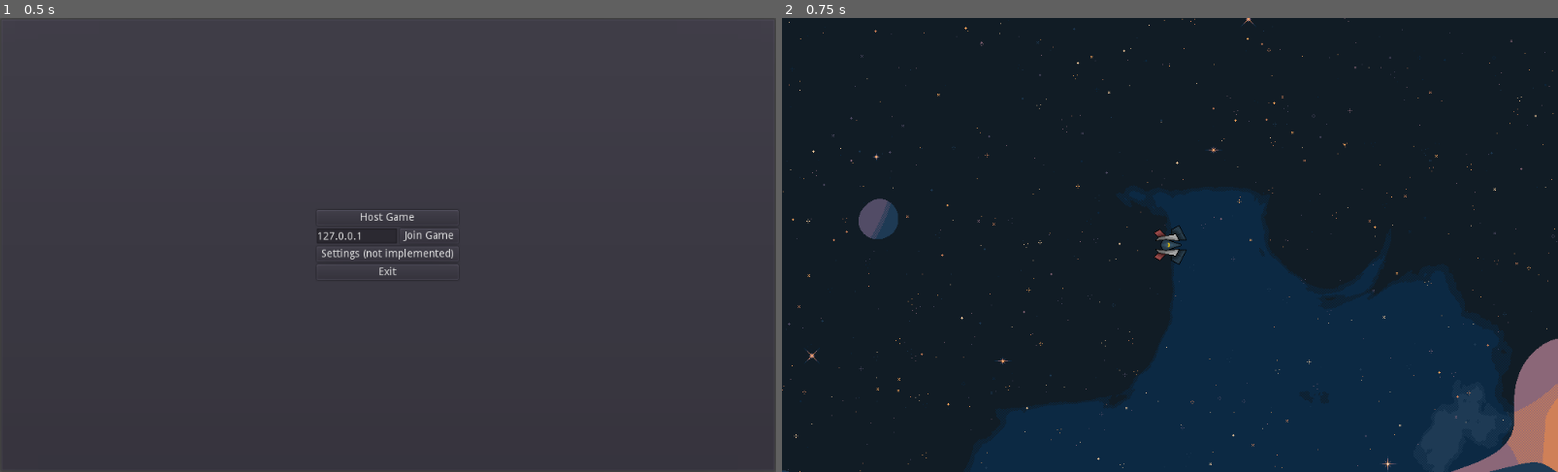
Above: before the commit, frames 1-2 (left to right).
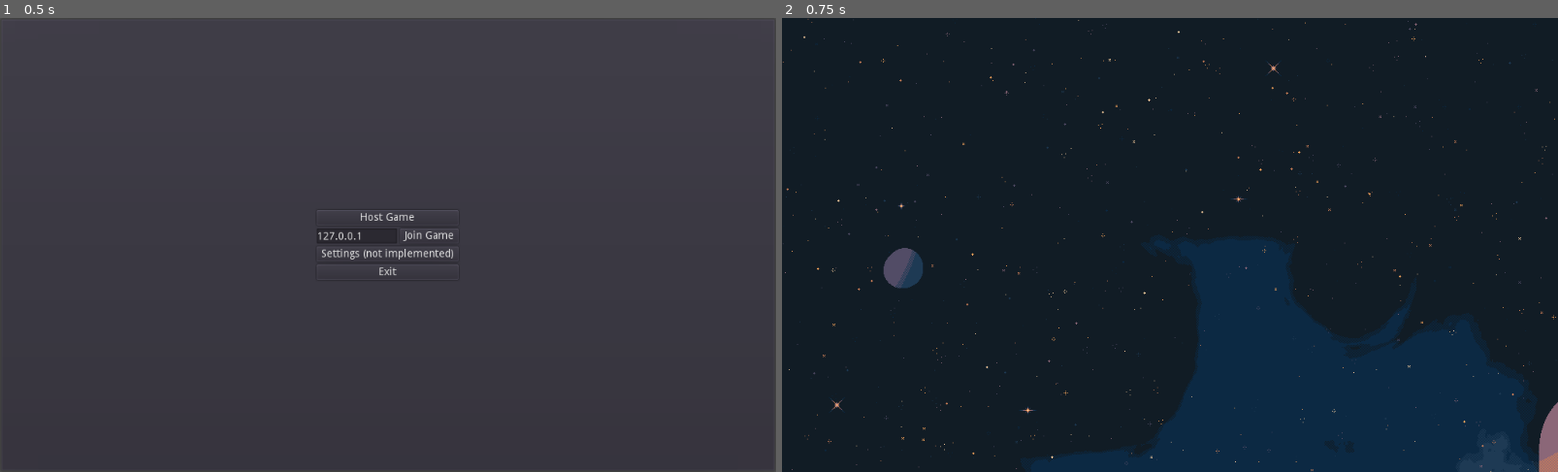
Above: after the commit, the same moments.

Repository: sL0C/LittleSpaceGame
Game: Godot game, scene res://UI/MainMenu/MainMenu.tscn
Same seed, same stepped clock (60 frames per second), same inputs: the game is played once before the commit and once after it.
Inputs:
- Up to frame 1 (0.5 s): no input
- Up to frame 2 (0.75 s): click "Host Game" at 0.5 s

Frame 1 is identical in both runs. In frame 2, 10% of the frame differs, in the area x 0-100%, y 0-100%.

Commit message:
Current Buggy Status of Multiplayer, needs rework

Diff:
--- a/Managers/NetworkManager.gd
+++ b/Managers/NetworkManager.gd
@@ -2,13 +2,14 @@
 
 const PORT = 13337
 
-const MAXIMUM_PLAYERS = 3
+const MAXIMUM_PLAYERS = 2
 var player_info = {}
 var info
 
 var other_player_id
-var players_done = []
+
 var world_scene = "res://scenes/World/NotArena/NotArena.tscn"
+var player_scene = "res://scenes/Player.tscn"
 # Called when the node enters the scene tree for the first time.
 func _ready():
 	# warning-ignore:return_value_discarded
@@ -28,11 +29,13 @@
 	peer.create_server(PORT, MAXIMUM_PLAYERS)
 	get_tree().set_network_peer(peer)
 	print("hosting game")
-	var world = load(world_scene).instance()
-	get_node('/root').add_child(world)
+#	var world = load(world_scene).instance()
+#	get_node('/root').add_child(world)
 	var selfPeerID = get_tree().get_network_unique_id()
 	get_node('/root').set_network_master(selfPeerID)
 	get_tree().set_pause(true)
+	rpc_id(1, "register_player" , selfPeerID)
+	pre_configure_game()
 
 func join_game(ip):
 	var peer = NetworkedMultiplayerENet.new()
@@ -46,19 +49,50 @@
 	print(id, "connected")
 	get_tree().refuse_new_network_connections = true
 	other_player_id = id
-	if get_tree().is_network_server():
-		rpc('pre_configure_game')
+	#if get_tree().is_network_server():
+		#rpc('pre_configure_game')
+	rpc_id(1, "register_player" , id)
+	pre_configure_game()
 
+var all_players = []
+var players_done = []
+
+master func register_player(peer_id):
+	all_players.append(peer_id)
+	print("registered player ", peer_id)
+
+master func get_all_players():
+	return all_players
 
 remotesync func pre_configure_game():
 
 	print("preconfigged")
 	var selfPeerID = get_tree().get_network_unique_id()
-
 	var world = load(world_scene).instance()
 
 	get_node('/root').add_child(world)
 
+	var spawn_points = get_tree().get_nodes_in_group("SpawnPoint")
+	print(all_players.size())
+	print(spawn_points.size())
+	#all_players = rpc_id(1, "get_all_players")
+#	var player = load(player_scene).instance()
+#	player.global_position = spawn_points[all_players.find(selfPeerID)].global_position
+#	get_node("/root/NotArena").add_child(player)
+	#TODO: Add player info to player (for deletion)
+	#player.get_node("Camera2D").current = true
+	print("spawned_player")
+	#var players_to_add = all_players.size() - players_done.size()
+	for player_i in range(all_players.size()):
+		if spawn_points.size() > player_i:
+			var player = load(player_scene).instance()
+			player.global_position = spawn_points[player_i].global_position
+			get_node("/root/NotArena").add_child(player)
+			player.get_node("Camera2D").current = true
+			print("spawned_player")
+			#spawn_player(all_players[player_i], spawn_points[player_i])
+#		else:
+#			spawn_player_randomly(all_players)
 	rpc("done_preconfiguring", selfPeerID)
 
 master func done_preconfiguring(who):
--- a/scenes/World/NotArena/NotArena.tscn
+++ b/scenes/World/NotArena/NotArena.tscn
@@ -1,7 +1,6 @@
-[gd_scene load_steps=3 format=2]
+[gd_scene load_steps=2 format=2]
 
 [ext_resource path="res://Assets/Space Background.png" type="Texture" id=1]
-[ext_resource path="res://scenes/Player.tscn" type="PackedScene" id=2]
 
 [node name="NotArena" type="Node2D" groups=["World"]]
 
@@ -11,5 +10,8 @@
 
 [node name="Players" type="Node2D" parent="."]
 
-[node name="Player" parent="Players" instance=ExtResource( 2 )]
-position = Vector2( 545, 365 )
+[node name="SpawnPointP1" type="Position2D" parent="." groups=["SpawnPoint"]]
+position = Vector2( 1955, 414 )
+
+[node name="SPawnPointP2" type="Position2D" parent="." groups=["SpawnPoint"]]
+position = Vector2( 1203, 409 )
